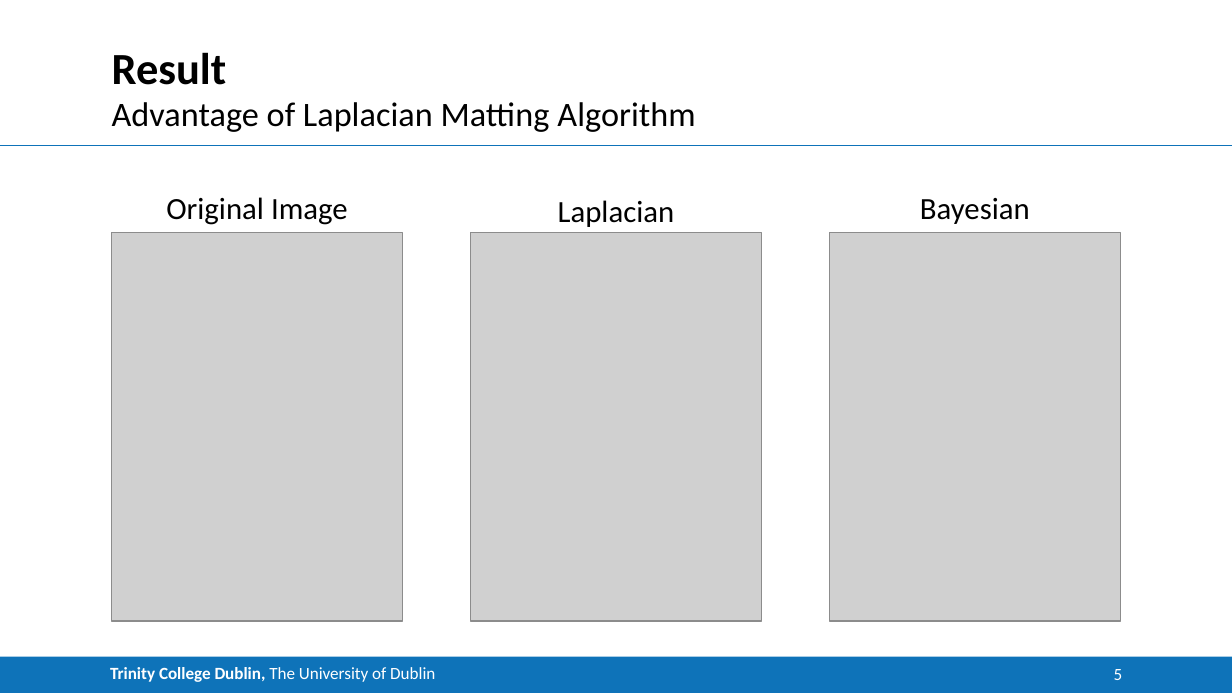
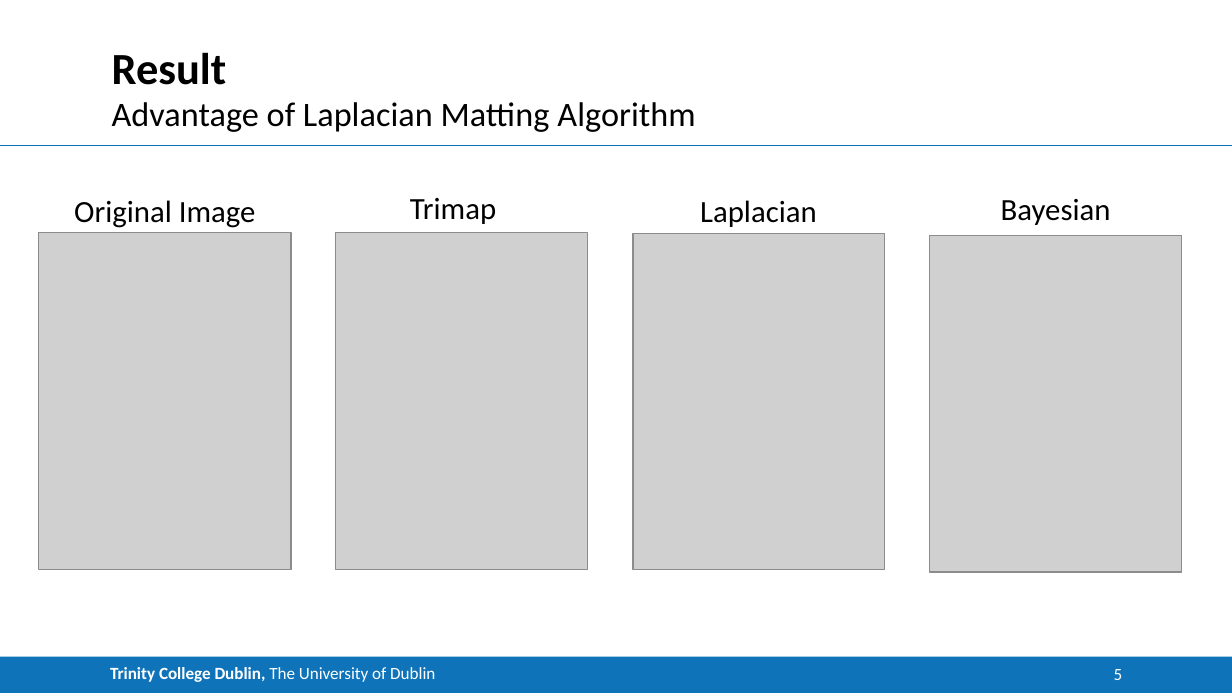
Before and after one commit to CNStanLee/CM_Matting, a slide deck: slide 5 of 002Matlab Project/project/TanResult/Laplacian Bayesian Matting Comparison.pptx. Drawn at 1232x693 pixels with LibreOffice and Linux fonts; fonts in the diff are those of the drawing; grey boxes stand for pictures. Boxes give left, top, right and bottom in pixels: in the first picture for what was removed or moved away, otherwise in the second. Text is boxed around its words. In the diff, an @@ line names an element or a change of style, - is before the commit and + after.

Commit message:
added trimap in comparison pdf to show advanctange of lap mathod

```diff
--- a/002Matlab Project/project/TanResult/Laplacian Bayesian Matting Comparison.pptx
+++ b/002Matlab Project/project/TanResult/Laplacian Bayesian Matting Comparison.pptx
@@ text "Original Image": place and size @@
-text "Original Image" at (166, 197, 348, 225)
+text "Original Image" at (74, 200, 256, 228)
@@ text added at (410, 198, 496, 224), 18 pt, text #000000 @@
+Trimap
@@ text "Laplacian": place and size @@
-text "Laplacian" at (558, 200, 675, 227)
+text "Laplacian" at (700, 200, 817, 227)
@@ text "Bayesian": place and size @@
-text "Bayesian" at (920, 198, 1030, 224)
+text "Bayesian" at (1001, 199, 1111, 225)
@@ picture: place and size @@
-picture at (112, 233, 403, 621)
+picture at (39, 233, 292, 569)
@@ picture added at (335, 233, 588, 569) @@
@@ picture: place and size @@
-picture at (471, 233, 761, 621)
+picture at (633, 234, 885, 570)
@@ picture: place and size @@
-picture at (829, 233, 1120, 621)
+picture at (929, 235, 1181, 572)
```
Also in this commit, not shown: 1 other slide changed, 7 other files.
